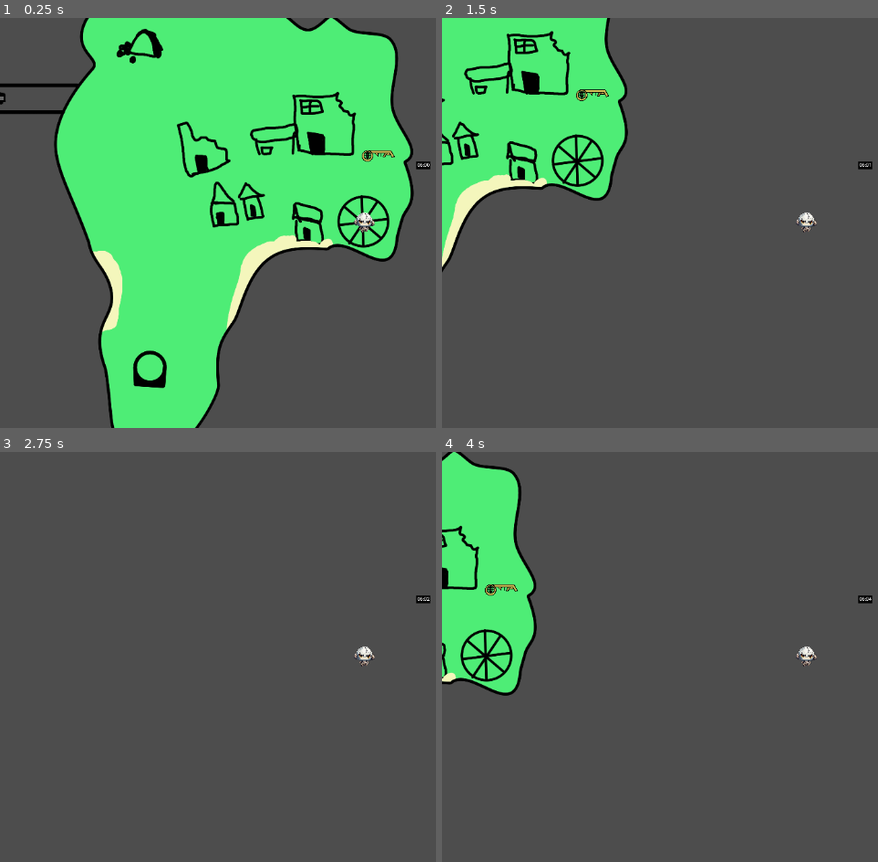
Above: before the commit, frames 1-4 (two rows, left to right).
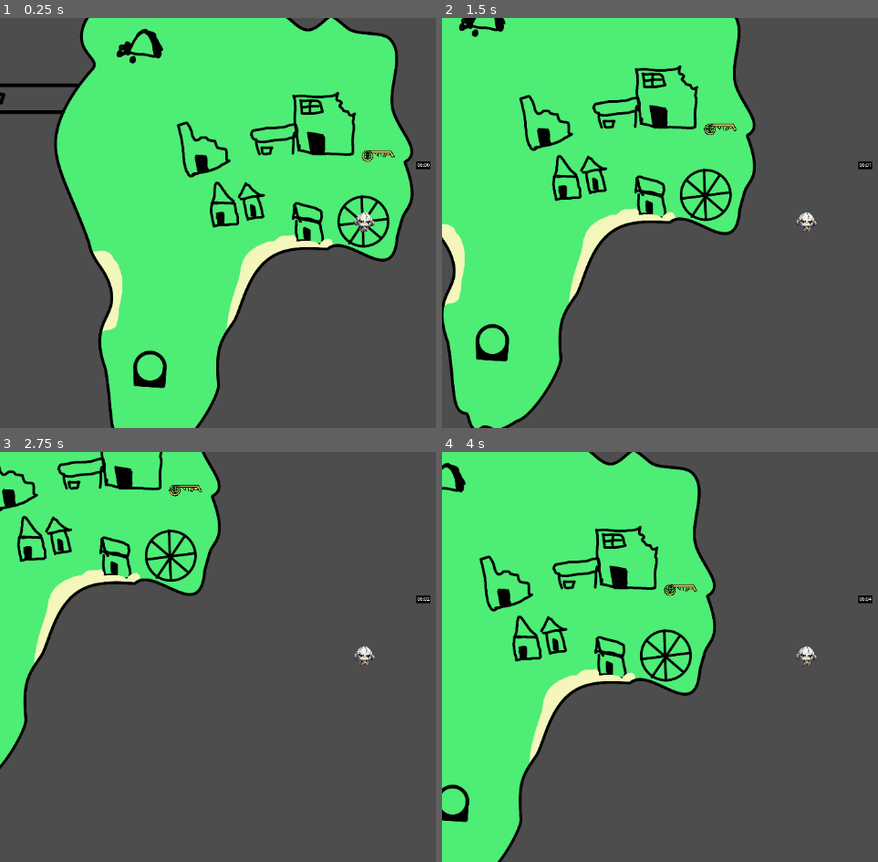
Above: after the commit, the same moments.

Repository: Hollow-Head/Sky-Island-Game
Game: Godot game, scene res://Scenes/Main.tscn
Two runs of this game, one before a commit and one after it. Both use one fixed random seed, a clock stepped at 60 frames per second and the inputs below.
Inputs:
- Up to frame 1 (0.25 s): no input
- Up to frame 2 (1.5 s): tap Enter at 0.5 s; hold Right (Right) 0.53-1.28 s; tap E (Interact, bound only after the commit) at 0.6, 1.35 s; hold Down (Down) from 1.28 s (still down)
- Up to frame 3 (2.75 s): release Down (Down) at 2.03 s; hold Right (Right) from 2.03 s (still down); tap E (Interact, bound only after the commit) at 2.1 s
- Up to frame 4 (4 s): release Right (Right) at 2.78 s; hold Up (Up) 2.78-3.53 s; tap E (Interact, bound only after the commit) at 2.85, 3.6 s; hold Left (Left) from 3.53 s (still down)

The runs differ from the first frame. In frame 1, less than 0.1% of the frame differs, in the area x 0-2%, y 18-21%; in frame 2, 36%, in the area x 0-72%, y 0-100%; in frame 3, 20%; in frame 4, 35%.

Commit message:
Created class InteractPlayer

Diff:
--- a/Scenes/Item.tscn
+++ b/Scenes/Item.tscn
@@ -1,6 +1,9 @@
-[gd_scene format=3 uid="uid://ui5q16y3t8qe"]
+[gd_scene load_steps=2 format=3 uid="uid://d3jn0p0f0yvx8"]
+
+[ext_resource type="Script" path="res://Scripts/Item.gd" id="1_nko6p"]
 
 [node name="Item" type="Area2D"]
+script = ExtResource("1_nko6p")
 
 [node name="Sprite2D" type="Sprite2D" parent="."]
 
--- a/Scenes/Main.tscn
+++ b/Scenes/Main.tscn
@@ -5,12 +5,12 @@
 [ext_resource type="Texture2D" uid="uid://cmwl385grv3nj" path="res://Sprites/MainIsland.png" id="2_v6oit"]
 [ext_resource type="Script" path="res://Scripts/GameTime.gd" id="4_pqbyu"]
 [ext_resource type="PackedScene" uid="uid://c5tsqh32nvpxq" path="res://Scenes/RotateIslandExperimental.tscn" id="5_f5gd8"]
-[ext_resource type="PackedScene" path="res://Scenes/Item.tscn" id="6_4fnw6"]
+[ext_resource type="PackedScene" uid="uid://d3jn0p0f0yvx8" path="res://Scenes/Item.tscn" id="6_4fnw6"]
 [ext_resource type="Texture2D" uid="uid://cll6tby4fm5ha" path="res://Sprites/Island_1.png" id="6_47hey"]
 [ext_resource type="Texture2D" uid="uid://dgcruho3n0jms" path="res://Sprites/Key.png" id="7_f7h40"]
 
-[sub_resource type="RectangleShape2D" id="RectangleShape2D_2g61i"]
-size = Vector2(177, 63)
+[sub_resource type="CircleShape2D" id="CircleShape2D_mobc3"]
+radius = 109.693
 
 [node name="Main" type="Node"]
 
@@ -29,9 +29,10 @@
 speed = 0.0
 
 [node name="Point" parent="Rotate Island Experimental" index="0"]
-position = Vector2(-381, 5)
+position = Vector2(-415, -3)
 
 [node name="Island" parent="Rotate Island Experimental" index="1"]
+position = Vector2(-5, 5)
 scale = Vector2(1, 1)
 texture = ExtResource("6_47hey")
 
@@ -44,8 +45,8 @@
 texture = ExtResource("7_f7h40")
 
 [node name="CollisionShape2D" parent="Item" index="1"]
-position = Vector2(73.5, -276.5)
-shape = SubResource("RectangleShape2D_2g61i")
+position = Vector2(72.5, -279.5)
+shape = SubResource("CircleShape2D_mobc3")
 
 [node name="Player" parent="." instance=ExtResource("1_8bx5u")]
 
--- /dev/null
+++ b/Scripts/InteractPlayer.gd
@@ -0,0 +1,40 @@
+extends Area2D
+
+class_name InteractPlayer
+
+@onready var player : CharacterBody2D = get_node("/root/Main/Player")
+
+# Private var to check if player is in range, is being used to prevent errors
+var _checkPlayer : int
+
+
+# Player had interacted at some point with this?
+var hadInteracted : bool
+
+# Is player at the interaction range?
+var isInInteractionRange : bool
+
+# Is player trying to interact with the object?
+var isInteracting : bool
+
+func _process(delta):
+	pass
+
+func handlePlayerInteraction():
+	var nodes = get_overlapping_bodies()
+
+	for N in nodes.size():
+		if "Player" in nodes[N].name:
+			_checkPlayer += 1
+			if Input.is_action_just_pressed("Interact"):
+				hadInteracted = true
+				isInteracting = true
+			else:
+				isInteracting = false
+
+	if _checkPlayer > 0:
+		isInInteractionRange = true
+	else:
+		isInInteractionRange = false
+	_checkPlayer = 0
+	pass
--- /dev/null
+++ b/Scripts/Item.gd
@@ -0,0 +1,10 @@
+extends InteractPlayer
+
+func _ready():
+	pass
+
+func _process(delta):
+	handlePlayerInteraction()
+	if isInteracting:
+		print("Plim Plim")
+	pass
--- a/Scripts/Player.gd
+++ b/Scripts/Player.gd
@@ -1,6 +1,6 @@
 extends CharacterBody2D
 
-const SPEED = 1600.0
+const SPEED = 700.0
 
 func _physics_process(delta):
 	var direction = Input.get_vector("Left", "Right", "Up", "Down")
--- a/project.godot
+++ b/project.godot
@@ -41,3 +41,18 @@
 , Object(InputEventKey,"resource_local_to_scene":false,"resource_name":"","device":-1,"window_id":0,"alt_pressed":false,"shift_pressed":false,"ctrl_pressed":false,"meta_pressed":false,"pressed":false,"keycode":0,"physical_keycode":83,"key_label":0,"unicode":115,"echo":false,"script":null)
 ]
 }
+MouseLeft={
+"deadzone": 0.5,
+"events": [Object(InputEventMouseButton,"resource_local_to_scene":false,"resource_name":"","device":-1,"window_id":0,"alt_pressed":false,"shift_pressed":false,"ctrl_pressed":false,"meta_pressed":false,"button_mask":0,"position":Vector2(0, 0),"global_position":Vector2(0, 0),"factor":1.0,"button_index":1,"canceled":false,"pressed":false,"double_click":false,"script":null)
+]
+}
+MouseRight={
+"deadzone": 0.5,
+"events": [Object(InputEventMouseButton,"resource_local_to_scene":false,"resource_name":"","device":-1,"window_id":0,"alt_pressed":false,"shift_pressed":false,"ctrl_pressed":false,"meta_pressed":false,"button_mask":0,"position":Vector2(0, 0),"global_position":Vector2(0, 0),"factor":1.0,"button_index":2,"canceled":false,"pressed":false,"double_click":false,"script":null)
+]
+}
+Interact={
+"deadzone": 0.5,
+"events": [Object(InputEventKey,"resource_local_to_scene":false,"resource_name":"","device":-1,"window_id":0,"alt_pressed":false,"shift_pressed":false,"ctrl_pressed":false,"meta_pressed":false,"pressed":false,"keycode":0,"physical_keycode":69,"key_label":0,"unicode":101,"echo":false,"script":null)
+]
+}
